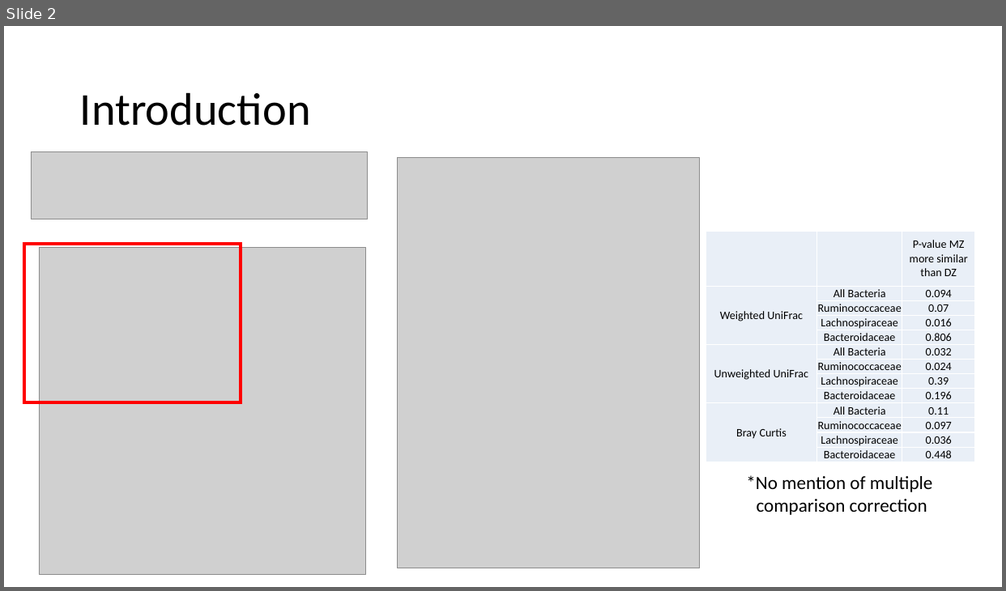
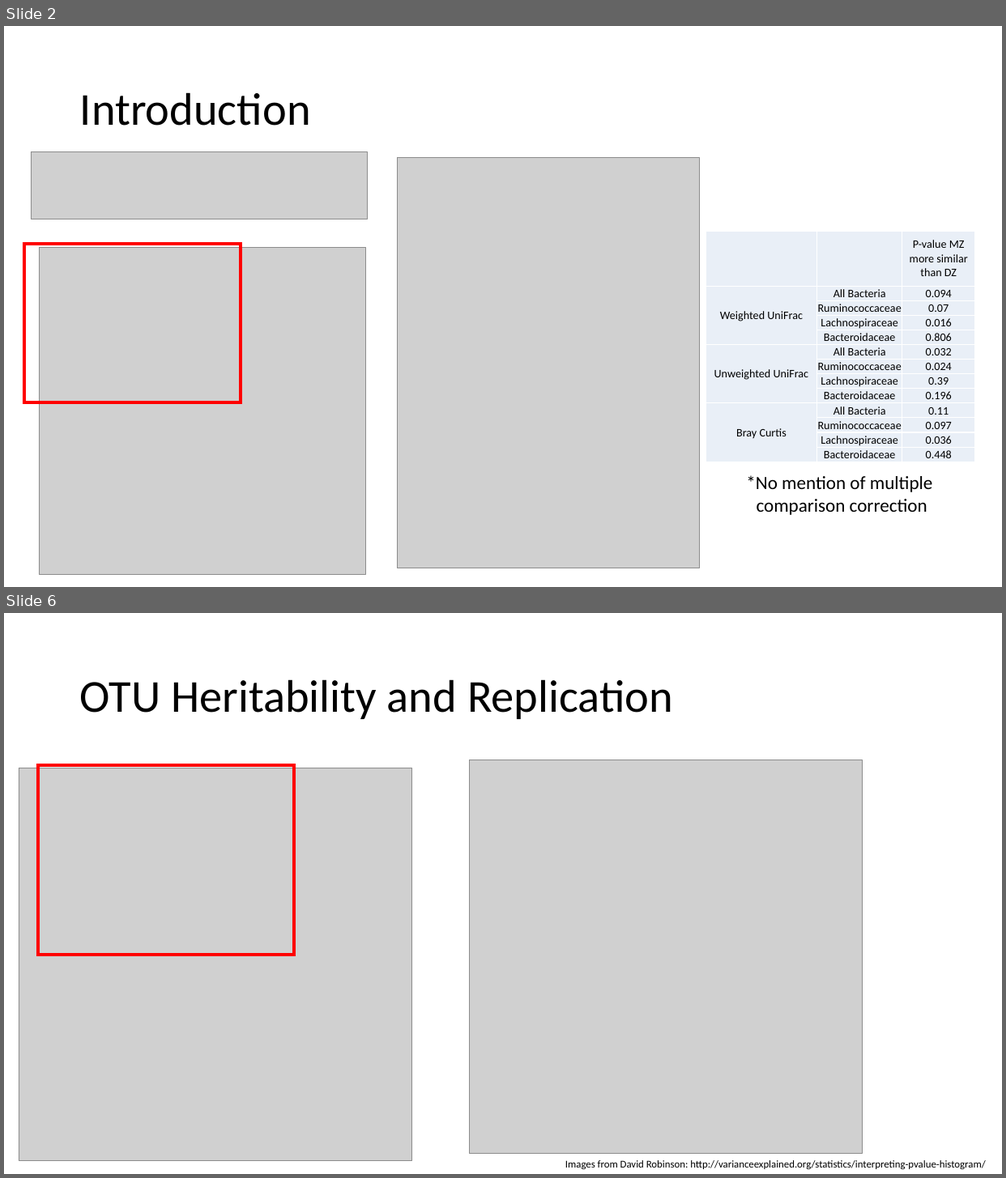
Before and after one commit to marcsze/SchlossLabPresentations, a slide deck: 2016_07_14/genetic_determinants_journal_club.pptx. Shown one above the other, each under a label of ours: slide 2 before the commit, slides 2 and 6 after it; the slides between them are not shown. The pictures are 1006x591 and 1006x1178 pixels, drawn with LibreOffice and Linux fonts; fonts in the diff are those of the drawing; grey boxes stand for pictures. Boxes give left, top, right and bottom in pixels: in the first picture for what was removed or moved away, otherwise in the second. Text is boxed around its words. In the diff, an @@ line names an element or a change of style, - is before the commit and + after.

```diff
--- a/2016_07_14/genetic_determinants_journal_club.pptx
+++ b/2016_07_14/genetic_determinants_journal_club.pptx
@@ slide 6 added at [4,613,1002,1174], background #FFFFFF @@
@@ title added at [80,679,673,719], 44 pt, text #000000 @@
+OTU Heritability and Replication
@@ picture added at [19,768,412,1161] @@
@@ rectangle added at [38,765,294,955], outline #FF0000 3 pt @@
@@ picture added at [470,760,863,1153] @@
@@ text added at [565,1161,985,1170], 10 pt, text #000000 @@
+Images from David Robinson: http://varianceexplained.org/statistics/interpreting-pvalue-histogram/
```
Also in this commit, not shown: 1 slide changed, 5 other slides added, 2 other files.
